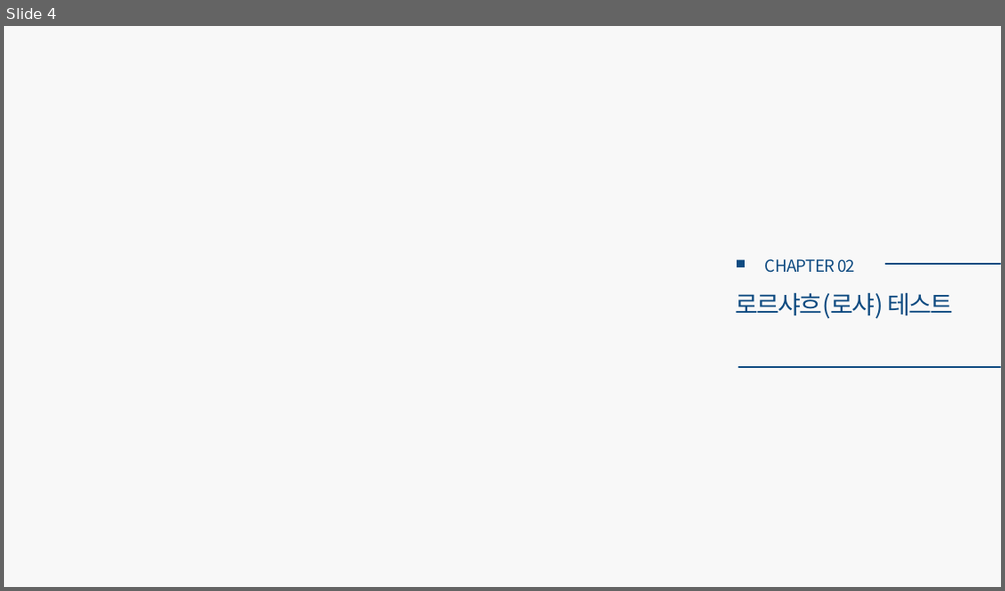
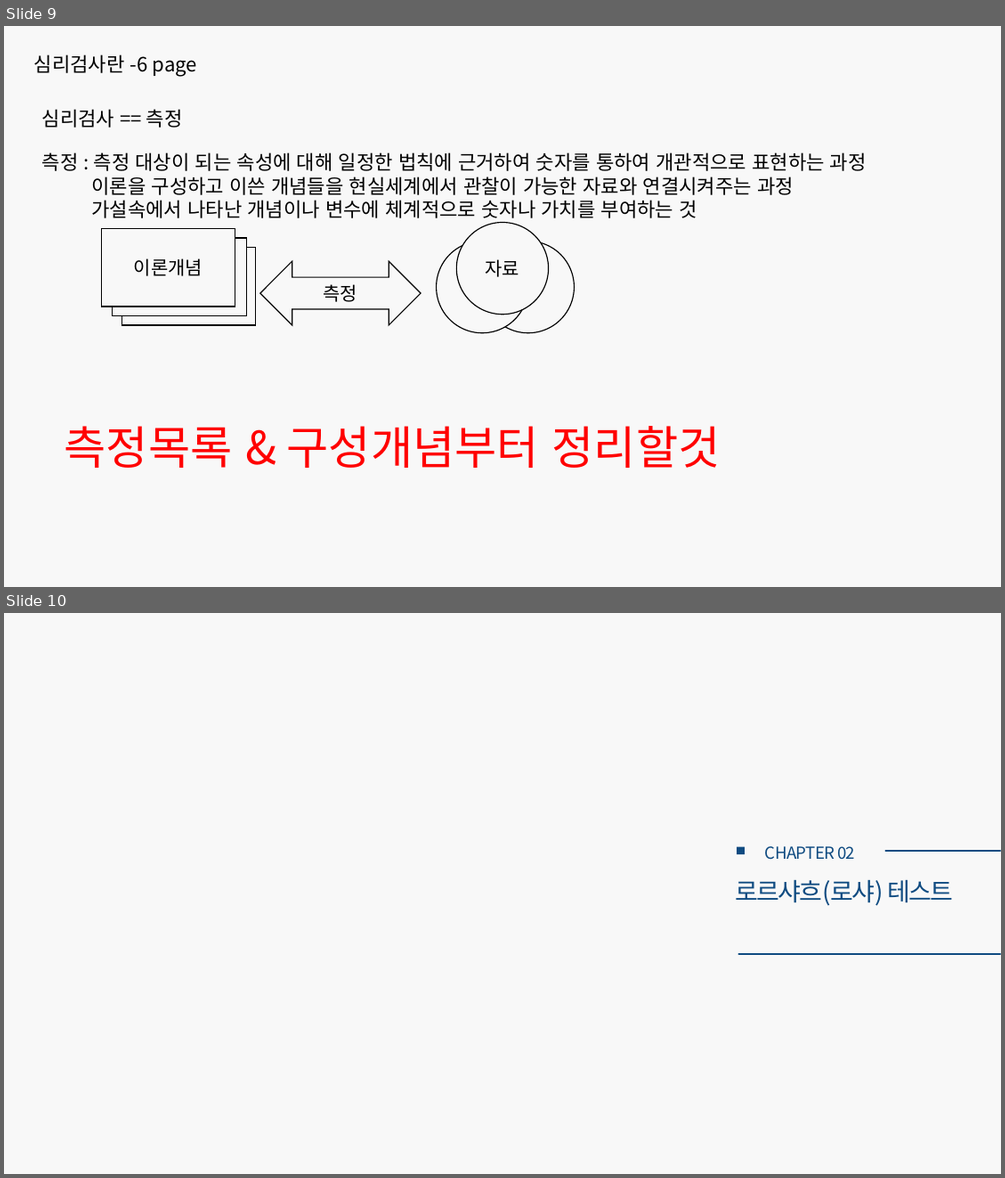
Before and after one commit to CUTE-MOONDO/growing-flowers, a slide deck: 로샤논문.pptx. Shown one above the other, each under a label of ours: slide 4 before the commit, slides 9 and 10 after it. The pictures are 1005x591 and 1005x1178 pixels, drawn with LibreOffice and Linux fonts; fonts in the diff are those of the drawing. Boxes give left, top, right and bottom in pixels: in the first picture for what was removed or moved away, otherwise in the second. Text is boxed around its words. In the diff, an @@ line names an element or a change of style, - is before the commit and + after.

```diff
--- a/로샤논문.pptx
+++ b/로샤논문.pptx
@@ slide 9 added at [4,26,1001,587], background #F8F8F8 @@
@@ text added at [34,54,197,77], 19 pt, text #000000 @@
+심리검사란 -6 page
@@ text added at [42,109,183,127], 19 pt, text #000000 @@
+심리검사 == 측정
@@ text added at [42,152,866,218], 19 pt, text #000000 @@
+측정 : 측정 대상이 되는 속성에 대해 일정한 법칙에 근거하여 숫자를 통하여 개관적으로 표현하는 과정
+이론을 구성하고 이쓴 개념들을 현실세계에서 관찰이 가능한 자료와 연결시켜주는 과정
+가설속에서 나타난 개념이나 변수에 체계적으로 숫자나 가치를 부여하는 것
@@ rectangle added at [101,229,235,306], fill #F8F8F8, outline #000000 1 pt, 18 pt, text #000000 @@
+이론개념
@@ rectangle added at [113,238,246,315], fill #F8F8F8, outline #000000 1 pt @@
@@ ellipse added at [456,222,549,313], fill #F8F8F8, outline #000000 1 pt, 18 pt, text #000000 @@
+자료
@@ rectangle added at [121,248,255,325], fill #F8F8F8, outline #000000 1 pt @@
@@ left right arrow added at [260,262,421,325], fill #F8F8F8, outline #000000 1 pt, 18 pt, text #000000 @@
+측정
@@ ellipse added at [437,241,528,333], fill #F8F8F8, outline #000000 1 pt @@
@@ ellipse added at [483,241,574,333], fill #F8F8F8, outline #000000 1 pt @@
@@ text added at [65,426,720,467], 44 pt, text #FF0000 @@
+측정목록 & 구성개념부터 정리할것
@@ what was slide 4 is now slide 10 @@
```
Also in this commit, not shown: 4 slides changed, 6 other slides added.
